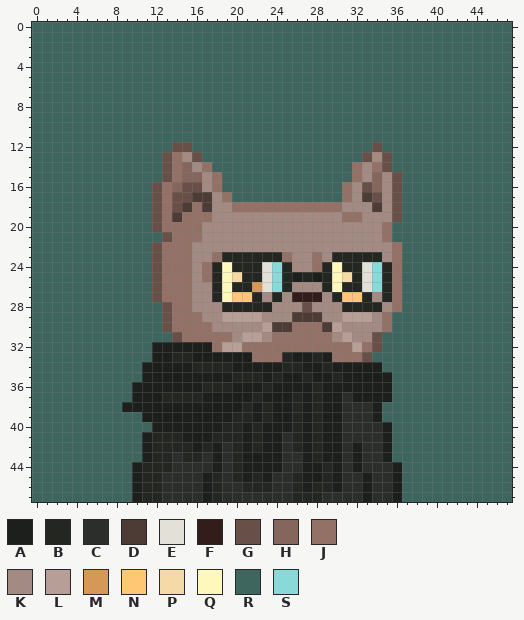
Pixel-art sprite -- public/images/15.png. This is how it looked before the edit.
Colours within 5 levels of each other are drawn and written as one.
Palette (. is transparent): A #1d1f1c  B #242622  C #2b2e2a  D #4d3b36  E #e3e0d7  F #331d1b  G #685049  H #85665d  J #937167  K #a38a83  L #b79f98  M #d69856  N #ffc773  P #f5d9a6  Q #fff8bc  R #3f665e  S #89d9d9
And afterwards:
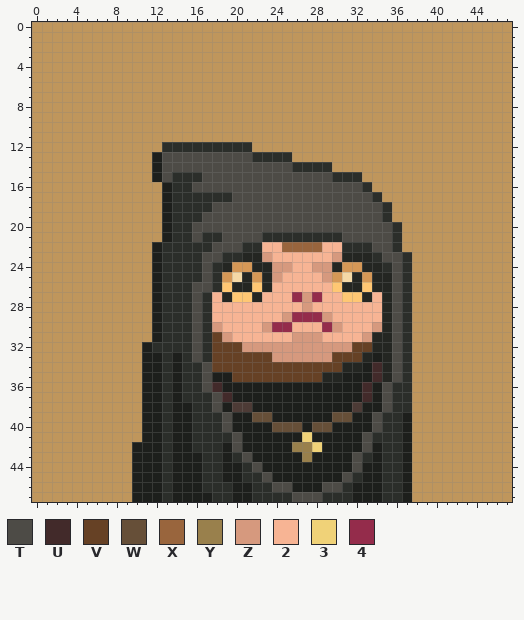
Colours new in this view: T #4d4b46  U #422a2a  V #664125  W #664f38  X #99653d  Y #99804c  Z #d6997e  2 #f7b494  3 #f0d278  4 #942c4b
Change:
file 720x720 -> 480x480 pixels (blocks of 15x15 -> 10x10; one block is one cell here)
colour R: #3f665e -> #bf965c
Changed rows in their new state; - is a pixel that keeps its letter.
first column x 9:
12 ----CCCCCCCCC------------R---
13 ---ATTTTTTTTTCCCC-------RRR--
14 ---ATTTTTTTTTTTTTCCCC--RRRR--
15 ---ATCCCTTTTTTTTTTTTTCCCRRRR-
16 ---RACCTTTTTTTTTTTTTTTTTCRRR-
17 ---RACCCCCCTTTTTTTTTTTTTTCRR-
18 ---RACCCCTTTTTTTTTTTTTTTTTCR-
19 ---RACCCTTTTTTTTTTTTTTTTTTCR-
20 ---RACCTTTTTTTTTTTTTTTTTTTTC-
21 ----ACCTCCTTTTCCCCCCCCTTTTTC-
22 ---ACCCCCTTTCC22XXXX22CCCTTC-
23 ---ACCCCTTCC--Z222222Z---CTTC
24 ---ACCCCTCBMM-BZZ22ZZBMMBBCTC
25 ---ACCCCTCM--MBZ2222ZM--MB-TC
26 ---ACCCTTCN--NB222222N--NB-TC
27 ---ACCCTC2B---2224Z422---2-TC
28 ---ACCCTC222222222Z2222222BTC
29 ---ACCCTC2222222Z444Z22222BTC
30 ---ACCCTCZ2222Z442224Z222ZBTC
31 ---ACCCTCVZ222222ZZZ2222ZBBTC
32 --ACCCCTCVVVZZZZZZZZZZZVVBBTC
33 --A-CACTCVVVVVVZZZZZZVVVBABTC
34 ----C-CCTVVVVVVVVVVVVVBB-UBTC
35 ----C-CCT--VVVVVVVVVB----UBTC
36 -R--C-CCTUA---A----A----U-TCC
37 -R--CACCCTU--A---A-A--A-U-TCC
38 RR--C--CCT-DD-A--A-A--ADA-TCC
39 ----C--CCCTAAWW--A-A-WWAATCCA
40 --A-C--CCCTA-A-WWW-WW-AAATCCA
41 ---ACA-CCCCT-A--AA3A--AAT-CCA
42 -A-ACAACCCAT-A--AYY3--A-TACCA
43 -A-ACAAA-CACT---AAYA--AT-ACCA
44 --AACAAA-CAACT--AA--A-ATAA-CA
45 --AA-AAACCAACCTAAA--A-T--A-CA
46 --AA-AAACC-AACCTTA-ATT-A-A-CA
47 --AA-AAA-C-AA----TTT---A-A-CA
Boxes around the changes in both pictures, in picture pixels (x1, y1, x2, y2):
changed: (32, 22, 512, 502)
